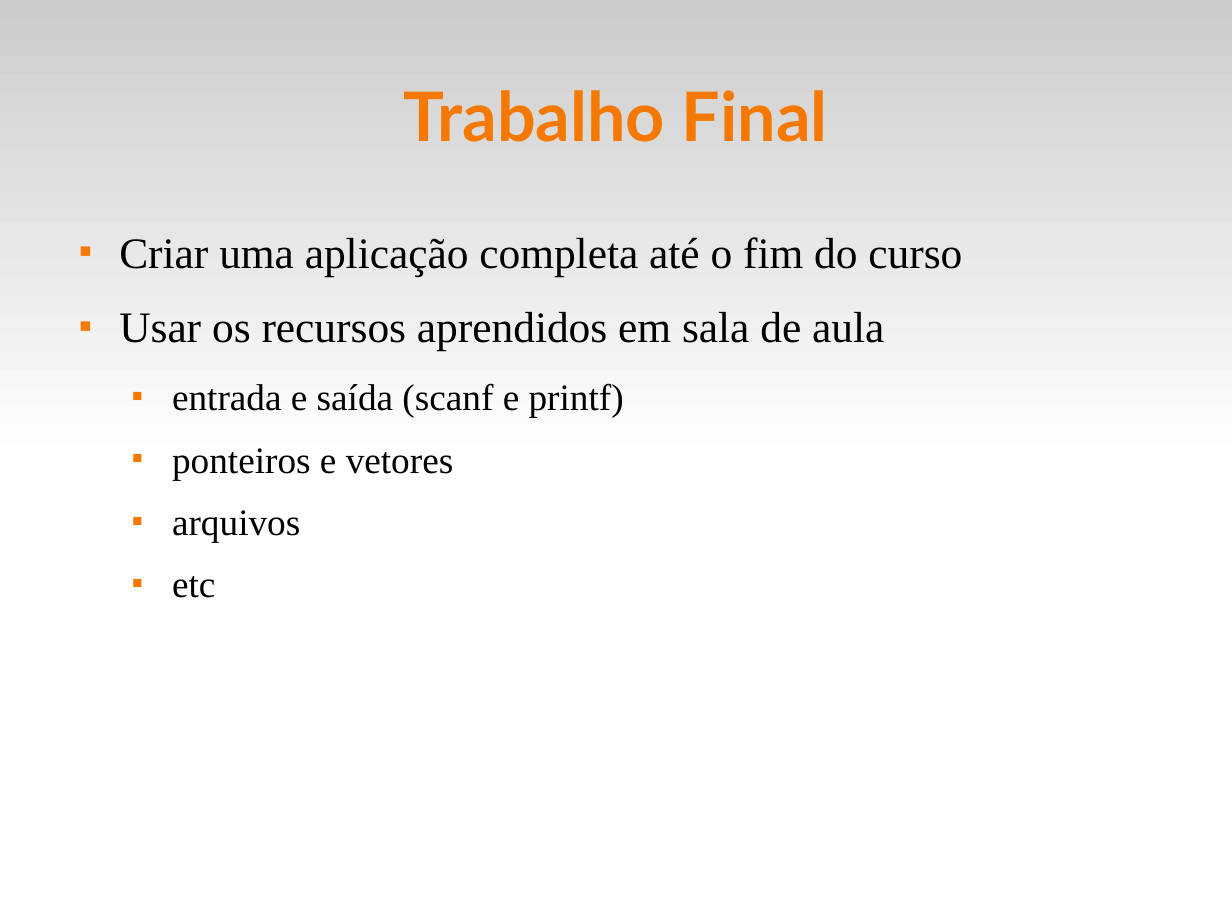
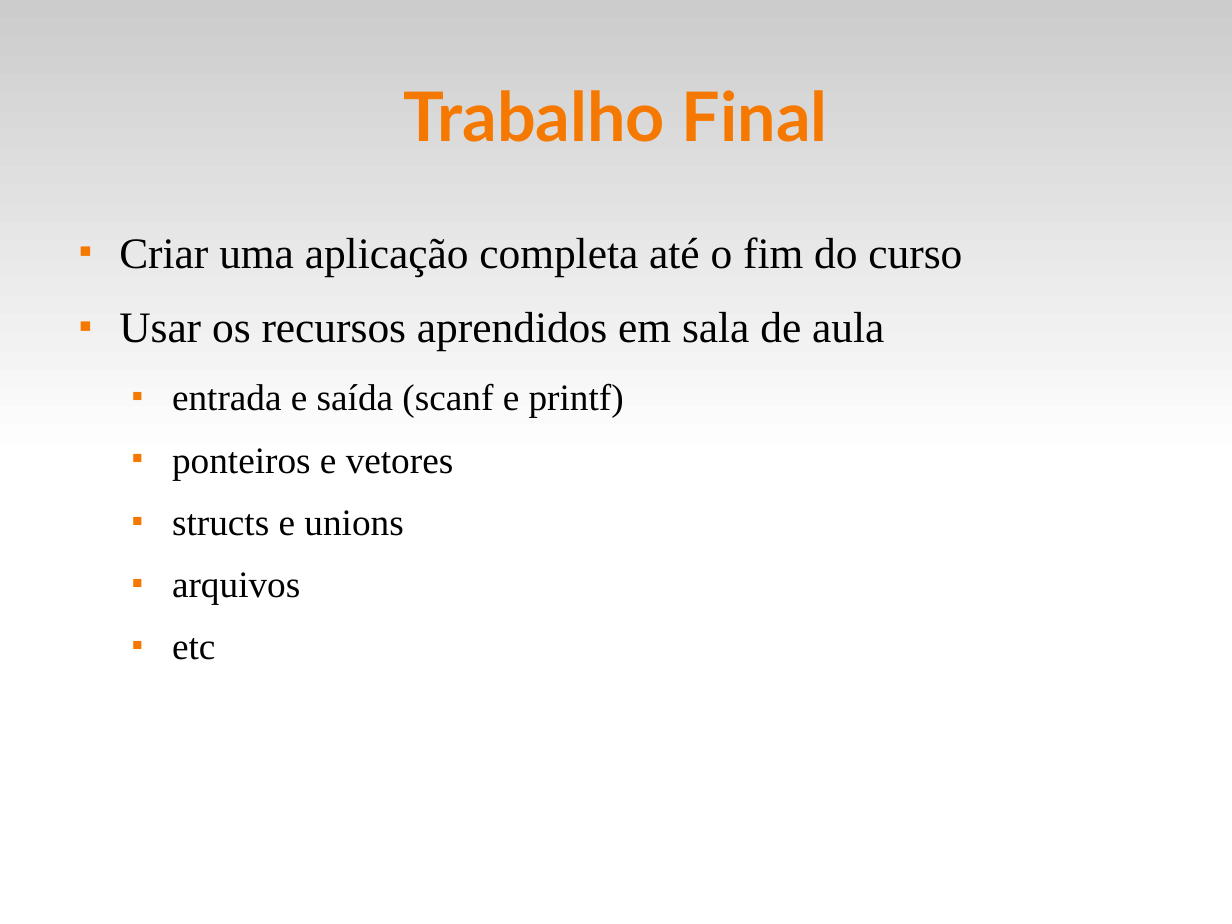
Before and after one commit to fsantanna-uerj/LP1, a slide deck: slide 12 of Slides/lp1-00-intro.odp. Drawn at 1232x924 pixels with LibreOffice and Linux fonts; fonts in the diff are those of the drawing. Boxes give left, top, right and bottom in pixels: in the first picture for what was removed or moved away, otherwise in the second. Text is boxed around its words. In the diff, an @@ line names an element or a change of style, - is before the commit and + after.

```diff
--- a/Slides/lp1-00-intro.odp
+++ b/Slides/lp1-00-intro.odp
@@ text at (x1=172, y1=510, x2=403, y2=536): paragraph added @@
+  ■ structs e unions
```
Also in this commit, not shown: 3 other files.
